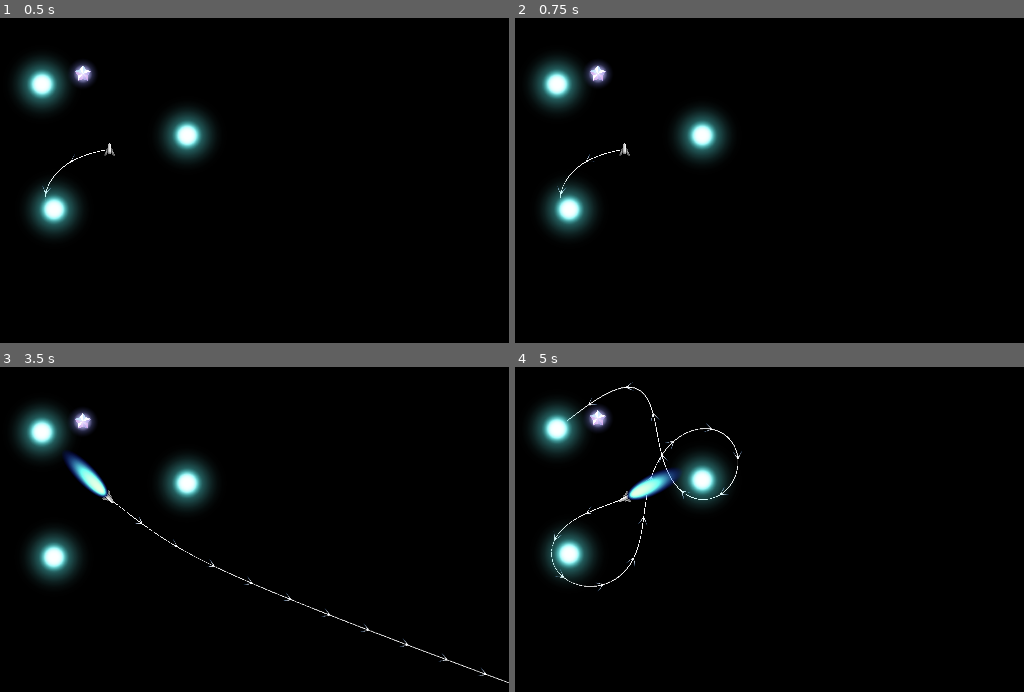
Above: before the commit, frames 1-4 (two rows, left to right).
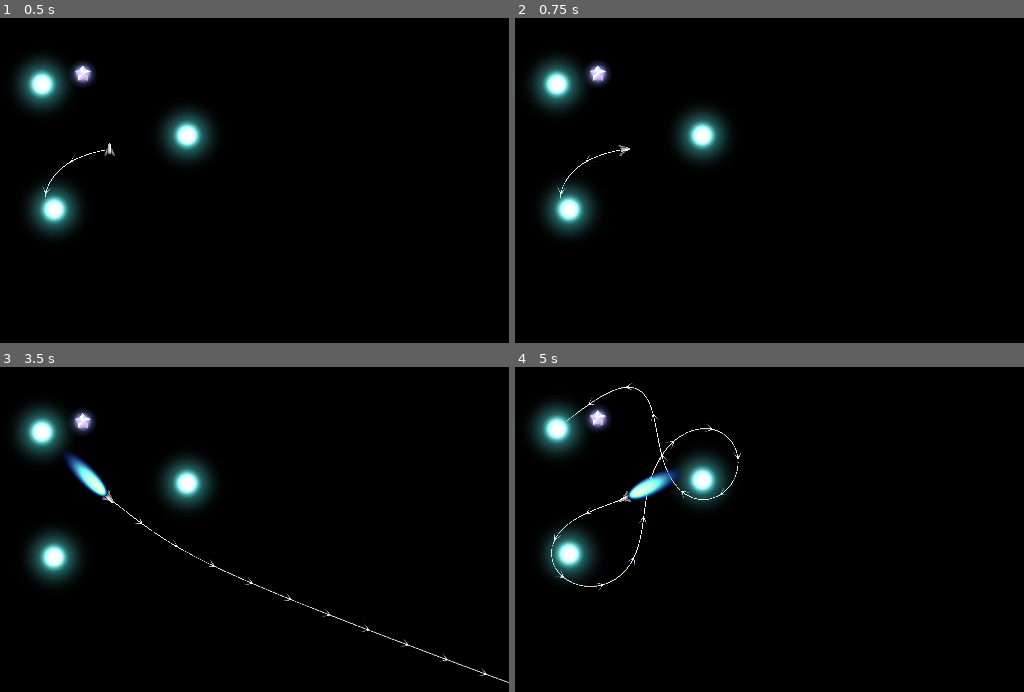
Above: after the commit, the same moments.

Repository: revanj/AstronautAndOrbit
Game: Godot game, scene res://MainTest.tscn
Same seed, same stepped clock (60 frames per second), same inputs: the game is played once before the commit and once after it.
Inputs (mouse positions are in pixels of both pictures, inside the frame that each line leads up to):
- Up to frame 1 (0.5 s): no input
- Up to frame 2 (0.75 s): tap Enter at 0.5 s; move the mouse to (800, 128) at 0.52 s; hold D (thruster_right_turn) from 0.53 s (still down); click (800, 128) at 0.6 s
- Up to frame 3 (3.5 s): click (285, 477) at 0.77 s; click (285, 477) at 1.07 s; release D (thruster_right_turn) at 1.25 s; tap Space at 1.25 s; drag from (outside the picture) to (71, 588) at 1.27 s; move the mouse to (188, 399) at 2.02 s; hold D (thruster_right_turn) 2.03-2.75 s; click (188, 399) at 2.1 s; drag from (71, 588) to (outside the picture) at 2.77 s
- Up to frame 4 (5 s): move the mouse to (866, 565) at 3.52 s; hold A (thruster_left_turn) 3.53-4.25 s; click (866, 565) at 3.6 s; click (866, 565) at 3.77 s; click (866, 565) at 4.07 s; right-click (866, 565) at 4.15 s; tap Enter at 4.25 s; drag from (outside the picture) to (outside the picture) at 4.27 s

Frame 1 is identical in both runs. In frame 2, less than 0.1% of the frame differs, in the area x 8-23%, y 38-54%; in frame 3, 0.2%, in the area x 23-100%, y 42-98%; in frame 4, 0.1%.
Error after the commit: Parse Error: Expected indented block after function declaration. (res://EnergyStar.gd:4)

Commit message:
Refactor - merge input handler and spaceship

Diff:
--- /dev/null
+++ b/EnergyStar.gd
@@ -0,0 +1,10 @@
+extends Area2D
+
+
+func _ready():
+
+
+
+# Called every frame. 'delta' is the elapsed time since the previous frame.
+func _process(delta):
+	pass
--- /dev/null
+++ b/EnergyStar.tscn
@@ -0,0 +1,18 @@
+[gd_scene load_steps=4 format=3 uid="uid://co8brsgf1hgks"]
+
+[ext_resource type="Texture2D" uid="uid://b0v12hvi7arcb" path="res://Art/EnergyStar.png" id="1_7slta"]
+[ext_resource type="Script" path="res://EnergyStar.gd" id="1_jdbl5"]
+
+[sub_resource type="CircleShape2D" id="CircleShape2D_tdw1y"]
+radius = 132.921
+
+[node name="EnergyStar" type="Area2D"]
+position = Vector2(-64, -182)
+scale = Vector2(0.159592, 0.159592)
+script = ExtResource("1_jdbl5")
+
+[node name="EnergyStarSprite" type="Sprite2D" parent="."]
+texture = ExtResource("1_7slta")
+
+[node name="CollisionShape2D" type="CollisionShape2D" parent="."]
+shape = SubResource("CircleShape2D_tdw1y")
--- a/InputHandler.gd
+++ b/InputHandler.gd
@@ -1,66 +1,66 @@
 extends Node2D
-
-enum InputState {
-	Normal,
-	GetBigJump,
-	TruePause
-}
-
-var input_state = InputState.Normal
-
-
-var brake_speed = 10
-var turn_factor = 0.05
-
-@export var spaceship: Spaceship
-@export var camera: Camera2D
-
-var cache_spaceship_velocity: Vector2
-
-var drag_start_position: Vector2
-
-var max_jump_speed = 500
-
-func _physics_process(delta):
-	match input_state:
-		InputState.Normal:
-			spaceship.hide_big_jump_display()
-			if Input.is_action_just_pressed("big_jump"):
-				cache_spaceship_velocity = spaceship.velocity
-				drag_start_position = get_global_mouse_position()
-				spaceship.process_mode = Node.PROCESS_MODE_DISABLED
-				input_state = InputState.GetBigJump
-			if Input.is_action_pressed("thruster_forward"):
-				spaceship.add_thruster()
-			else:
-				spaceship.disable_flame()
-			if Input.is_action_pressed("thruster_brake"):
-				spaceship.velocity *= 0.95
-			if Input.is_action_pressed("thruster_left_turn"):
-				spaceship.turn_heading(-turn_factor)
-			if Input.is_action_pressed("thruster_right_turn"):
-				spaceship.turn_heading(turn_factor)
-		InputState.GetBigJump:
-			var mouse_velocity = (drag_start_position - get_global_mouse_position()) * 0.1
-			spaceship.set_big_jump_display(
-				mouse_velocity.length()/max_jump_speed, mouse_velocity.normalized())
-
-			if Input.is_action_just_pressed("cancel_big_jump"):
-				spaceship.process_mode = Node.PROCESS_MODE_INHERIT
-				spaceship.load_velocity(cache_spaceship_velocity)
-				input_state = InputState.Normal
-
-			if Input.is_action_just_released("big_jump"):
-				if mouse_velocity.length() > 10:
-					spaceship.load_velocity(mouse_velocity)
-					spaceship.show_big_jump_flame()
-				spaceship.process_mode = Node.PROCESS_MODE_INHERIT
-				input_state = InputState.Normal
-			spaceship.velocity = mouse_velocity
-
-func _unhandled_input(event):
-	if event is InputEventMouseButton && event.is_pressed():
-		if event.button_index == MOUSE_BUTTON_WHEEL_UP:
-			camera.zoom /= 1.1
-		if event.button_index == MOUSE_BUTTON_WHEEL_DOWN:
-			camera.zoom *= 1.1
+#class_name InputHandler
+#
+#enum InputState {
+#	Normal,
+#	GetBigJump,
+#	TruePause
+#}
+#
+#var input_state = InputState.Normal
+#
+#
+#var brake_speed = 10
+#var turn_factor = 0.05
+#
+#@export var spaceship: Spaceship
+#@export var camera: Camera2D
+#
+#var cache_spaceship_velocity: Vector2
+#var drag_start_position: Vector2
+#
+#var max_jump_speed = 500
+#
+#func _physics_process(delta):
+#	match input_state:
+#		InputState.Normal:
+#			spaceship.hide_big_jump_display()
+#			if Input.is_action_just_pressed("big_jump"):
+#				cache_spaceship_velocity = spaceship.velocity
+#				drag_start_position = get_global_mouse_position()
+#				spaceship.process_mode = Node.PROCESS_MODE_DISABLED
+#				input_state = InputState.GetBigJump
+#			if Input.is_action_pressed("thruster_forward"):
+#				spaceship.add_thruster()
+#			else:
+#				spaceship.disable_flame()
+#			if Input.is_action_pressed("thruster_brake"):
+#				spaceship.velocity *= 0.95
+#			if Input.is_action_pressed("thruster_left_turn"):
+#				spaceship.turn_heading(-turn_factor)
+#			if Input.is_action_pressed("thruster_right_turn"):
+#				spaceship.turn_heading(turn_factor)
+#		InputState.GetBigJump:
+#			var mouse_velocity = (drag_start_position - get_global_mouse_position()) * 0.1
+#			spaceship.set_big_jump_display(
+#				mouse_velocity.length()/max_jump_speed, mouse_velocity.normalized())
+#
+#			if Input.is_action_just_pressed("cancel_big_jump"):
+#				spaceship.process_mode = Node.PROCESS_MODE_INHERIT
+#				spaceship.load_velocity(cache_spaceship_velocity)
+#				input_state = InputState.Normal
+#
+#			if Input.is_action_just_released("big_jump"):
+#				if mouse_velocity.length() > 10:
+#					spaceship.load_velocity(mouse_velocity)
+#					spaceship.show_big_jump_flame()
+#				spaceship.process_mode = Node.PROCESS_MODE_INHERIT
+#				input_state = InputState.Normal
+#			spaceship.velocity = mouse_velocity
+#
+#func _unhandled_input(event):
+#	if event is InputEventMouseButton && event.is_pressed():
+#		if event.button_index == MOUSE_BUTTON_WHEEL_UP:
+#			camera.zoom /= 1.1
+#		if event.button_index == MOUSE_BUTTON_WHEEL_DOWN:
+#			camera.zoom *= 1.1
--- /dev/null
+++ b/Level.gd
@@ -0,0 +1,4 @@
+extends Node2D
+class_name Level
+# This is the node that collects dependencies
+# lower level nodes will query this node for scattered dependencies
--- a/MainTest.tscn
+++ b/MainTest.tscn
@@ -1,20 +1,16 @@
 [gd_scene load_steps=8 format=3 uid="uid://w6gs4ljwad72"]
 
-[ext_resource type="Script" path="res://InputHandler.gd" id="1_eak1g"]
+[ext_resource type="Script" path="res://Level.gd" id="1_dlda8"]
 [ext_resource type="PackedScene" uid="uid://b160ih64nd20k" path="res://GravityObjects/Star.tscn" id="3_2t0na"]
 [ext_resource type="Texture2D" uid="uid://dmhvljlcexvx4" path="res://Art/Arrow2.png" id="3_qmdwb"]
 [ext_resource type="Script" path="res://StarFields.gd" id="4_30y0s"]
 [ext_resource type="PackedScene" uid="uid://bb832x8inl183" path="res://Spaceship/Spaceship.tscn" id="4_hcorw"]
-[ext_resource type="Texture2D" uid="uid://b0v12hvi7arcb" path="res://Art/EnergyStar.png" id="6_cmmlw"]
+[ext_resource type="PackedScene" uid="uid://co8brsgf1hgks" path="res://EnergyStar.tscn" id="6_4cqvk"]
 [ext_resource type="PackedScene" uid="uid://blcdi8y5tplqc" path="res://UI/DialogueBox.tscn" id="7_0t62n"]
 
 [node name="MainTest" type="Node2D"]
 texture_filter = 1
-
-[node name="InputHandler" type="Node2D" parent="." node_paths=PackedStringArray("spaceship", "camera")]
-script = ExtResource("1_eak1g")
-spaceship = NodePath("../StarFields/Spaceship")
-camera = NodePath("../StarFields/Spaceship/Camera2D")
+script = ExtResource("1_dlda8")
 
 [node name="StarFields" type="Node2D" parent="."]
 script = ExtResource("4_30y0s")
@@ -35,10 +31,7 @@
 [node name="Camera2D" type="Camera2D" parent="StarFields/Spaceship"]
 scale = Vector2(2.98443, 2.62811)
 
-[node name="EnergyStar" type="Sprite2D" parent="."]
-position = Vector2(-64, -182)
-scale = Vector2(0.159592, 0.159592)
-texture = ExtResource("6_cmmlw")
+[node name="EnergyStar" parent="." instance=ExtResource("6_4cqvk")]
 
 [node name="CanvasLayer" type="CanvasLayer" parent="."]
 
--- a/Spaceship.gd
+++ b/Spaceship.gd
@@ -1,33 +1,98 @@
 extends CharacterBody2D
 class_name Spaceship
 
-const SPEED = 300.0
-const JUMP_VELOCITY = -400.0
+
+# About the structure of the spaceship:
+# This script takes player inputs and outputs:
+#	velocity -> used to move and slide
+#	display_velocity -> grabbed by the star field to integrate and draw route
+#	heading -> used by the display to display spaceship heading
+
 var forward_speed = 0.5
+var brake_speed = 10
+var turn_factor = 0.05
+
+enum InputState {
+	Normal,
+	GetBigJump,
+	TruePause
+}
+
+var input_state = InputState.Normal
+
 
 @onready var visual = $SpaceshipVisual
 @onready var big_jump_display = $BigJumpDisplay
+@onready var spaceship: Spaceship = self
+@onready var camera: Camera2D = $Camera2D
 
 var velocity_cached = Vector2.INF
 var field_dir: Vector2
 var heading_direction: Vector2
+var display_velocity: Vector2
+
+var cache_spaceship_velocity: Vector2
+var drag_start_position: Vector2
+var max_jump_speed = 500
 
 func _physics_process(delta):
+	match input_state:
+		InputState.Normal:
+			spaceship.hide_big_jump_display()
+			if Input.is_action_just_pressed("big_jump"):
+				cache_spaceship_velocity = spaceship.velocity
+				drag_start_position = get_global_mouse_position()
+				spaceship.velocity = Vector2.ZERO
+				input_state = InputState.GetBigJump
+			if Input.is_action_pressed("thruster_forward"):
+				spaceship.add_thruster()
+			else:
+				spaceship.disable_flame()
+			if Input.is_action_pressed("thruster_brake"):
+				spaceship.velocity *= 0.95
+			if Input.is_action_pressed("thruster_left_turn"):
+				spaceship.turn_heading(-turn_factor)
+			if Input.is_action_pressed("thruster_right_turn"):
+				spaceship.turn_heading(turn_factor)
+
+			velocity += field_dir * delta
+			display_velocity = velocity
+			visual.set_heading(heading_direction)
+
+		InputState.GetBigJump:
+			var mouse_velocity = (drag_start_position - get_global_mouse_position()) * 0.1
+			spaceship.set_big_jump_display(
+				mouse_velocity.length()/max_jump_speed, mouse_velocity.normalized())
+			if mouse_velocity.length() > 10:
+				display_velocity = mouse_velocity
+			else:
+				display_velocity = cache_spaceship_velocity
+
+			if Input.is_action_just_pressed("cancel_big_jump"):
+				spaceship.process_mode = Node.PROCESS_MODE_INHERIT
+				spaceship.load_velocity(cache_spaceship_velocity)
+				input_state = InputState.Normal
+
+			if Input.is_action_just_released("big_jump"):
+				if mouse_velocity.length() > 10:
+					spaceship.load_velocity(mouse_velocity)
+					spaceship.show_big_jump_flame()
+				input_state = InputState.Normal
+
+
 	if (velocity_cached != Vector2.INF):
 		velocity = velocity_cached
 		velocity_cached = Vector2.INF
 
-	velocity += field_dir * delta
-	visual.set_heading(heading_direction)
+
 	move_and_slide()
 
 func turn_heading(rad):
 	heading_direction = heading_direction.rotated(rad)
 
-
 # this gurantees cached velocity to be loaded by next frame start
 func load_velocity(vel: Vector2):
-	velocity_cached = vel
+	velocity = vel
 	heading_direction = vel.normalized()
 
 func set_big_jump_display(strength: float, direction: Vector2):
@@ -50,3 +115,10 @@
 	tween.tween_property($SpaceshipVisual/FlameBlue, "modulate", Color.WHITE, 0.1)
 	tween.tween_property($SpaceshipVisual/FlameBlue, "modulate", Color.WHITE, 0.25)
 	tween.tween_property($SpaceshipVisual/FlameBlue, "modulate", Color.TRANSPARENT, 0.1)
+
+func _unhandled_input(event):
+	if event is InputEventMouseButton && event.is_pressed():
+		if event.button_index == MOUSE_BUTTON_WHEEL_UP:
+			camera.zoom /= 1.1
+		if event.button_index == MOUSE_BUTTON_WHEEL_DOWN:
+			camera.zoom *= 1.1
--- a/Spaceship/Spaceship.tscn
+++ b/Spaceship/Spaceship.tscn
@@ -39,5 +39,4 @@
 [node name="FlameBlue" type="Sprite2D" parent="SpaceshipVisual"]
 modulate = Color(1, 1, 1, 0)
 position = Vector2(0, 236.53)
-scale = Vector2(1, 1)
 texture = ExtResource("6_msu38")
--- a/StarFields.gd
+++ b/StarFields.gd
@@ -6,7 +6,7 @@
 
 var stars
 
-@onready var spaceship:Node2D = $Spaceship
+@onready var spaceship:Spaceship = $Spaceship
 @export var arrow_texture: Texture
 
 var half_texture_width: float
@@ -64,7 +64,7 @@
 
 	var trajectory_data = get_trajectory(
 		spaceship.global_position,
-		spaceship.velocity,
+		spaceship.display_velocity,
 		nb_points, 1.0/30.0, 100)
 
 	var points_arc = trajectory_data.points_arc
Not shown, changed: .gitignore
